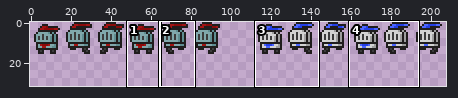
Edited in one commit: pixel-art file (Art/Basic Character Pack.ase). The picture above shows the old version from afar; the outline marks the close-up.
Close-up. First the earlier version:
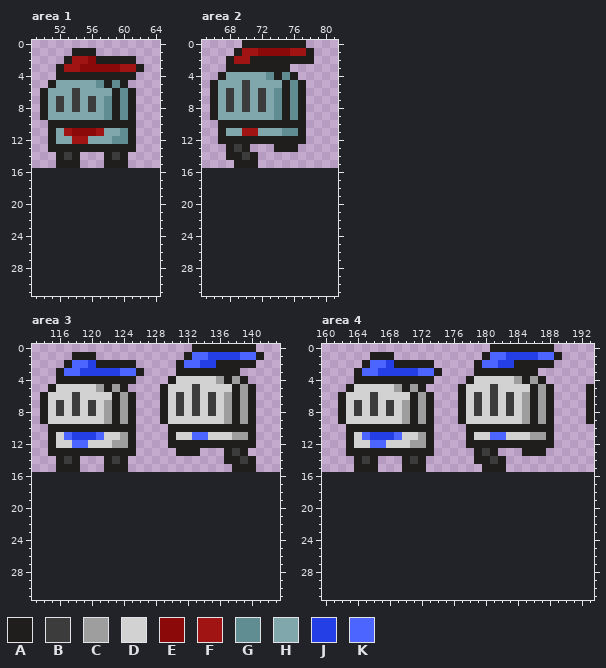
208x16 pixels, 1 frame. Shown: area 1: x 49..64, y 0..31; area 2: x 65..81, y 0..31; area 3: x 113..143, y 0..31; area 4: x 160..193, y 0..31. The old version is drawn lined up with the new one, on the new canvas. The commit also changed other parts of the picture, which this record leaves out.
Palette (. is transparent): A #201d1d  B #3c3c3c  C #9e9e9e  D #d2d2d2  E #8b0909  F #a11414  G #5f8d91  H #80a7ab  J #243fe5  K #4c65ff
Pixels before, area 1, first column x 50:
 1 ....AAA......
 2 ...AFFEAAAAA.
 3 ..AFFEEEEEFFA
 4 ..AAAAAAAAAA.
 5 .AHHHHHGAGA..
 6 AHHHBHHHHAGA.
 7 AHBHBHBHGAGA.
 8 AHBHBHBHGAGA.
 9 AHHHHHHHGAGA.
10 .AAAAAAAAAAA.
11 .AHFEEEFHHGA.
12 .AHHFFHHHGGA.
13 .AAAAAAAAAAA.
14 ..ABA...ABA..
15 ..AAA...AAA..
Pixels before, area 2, first column x 66:
 0 ....AAAAAAAA.
 1 ...AFFEEEEFFA
 2 ..AFFAAAAAAAA
 3 ..AAAAAAAA...
 4 .AHHHHHGAGA..
 5 AHHHBHHHHAGA.
 6 AHBHBHBHGAGA.
 7 AHBHBHBHGAGA.
 8 AHBHBHBHGAGA.
 9 AHHHHHHHGAGA.
10 .AAAAAAAAAAA.
11 .AHHFFHHHGGA.
12 .AAAAAAAAAAA.
13 ..ABA...AAA..
14 ..AABA.......
15 ...AAA.......
Pixels before, area 3, first column x 114:
 0 ...................AAAAAAAA.
 1 ....AAA...........AKKJJJJKKA
 2 ...AKKJAAAAA.....AKKJJAAAAA.
 3 ..AKKJJJJJKKA....AAAAAAAA...
 4 ..AAAAAAAAAA....ADDDDDCACA..
 5 .ADDDDDCACA....ADDDBDDDDACA.
 6 ADDDBDDDDACA...ADBDBDBDCACA.
 7 ADBDBDBDCACA...ADBDBDBDCACA.
 8 ADBDBDBDCACA...ADBDBDBDCACA.
 9 ADDDDDDDCACA...ADDDDDDDCACA.
10 .AAAAAAAAAAA....AAAAAAAAAAA.
11 .ADKJJJKDDCA....ADDKKDDDCCA.
12 .ADDKKDDDCCA....AAAAAAAAAAA.
13 .AAAAAAAAAAA.....AAA...ABA..
14 ..ABA...ABA............AABA.
15 ..AAA...AAA.............AAA.
Pixels before, area 4, first column x 162:
 0 ...................AAAAAAAA.....
 1 ....AAA...........AKKJJJJKKA....
 2 ...AKKJAAAAA.....AKKJJAAAAA.....
 3 ..AKKJJJJJKKA....AAAAAAAA.......
 4 ..AAAAAAAAAA....ADDDDDCACA......
 5 .ADDDDDCACA....ADDDBDDDDACA....A
 6 ADDDBDDDDACA...ADBDBDBDCACA....A
 7 ADBDBDBDCACA...ADBDBDBDCACA....A
 8 ADBDBDBDCACA...ADBDBDBDCACA....A
 9 ADDDDDDDCACA...ADDDDDDDCACA....A
10 .AAAAAAAAAAA....AAAAAAAAAAA.....
11 .ADKJJJKDDCA....ADDKKDDDCCA.....
12 .ADDKKDDDCCA....AAAAAAAAAAA.....
13 .AAAAAAAAAAA.....ABA...AAA......
14 ..ABA...ABA......AABA...........
15 ..AAA...AAA.......AAA...........
New version:
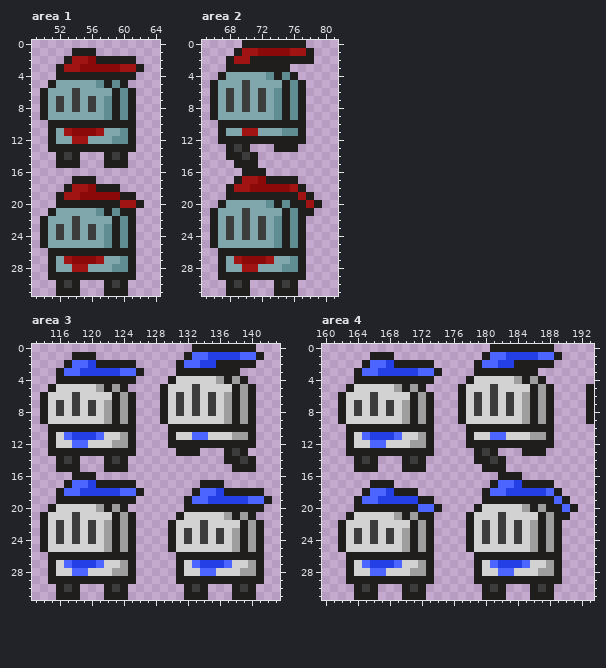
Edits made:
canvas 208x16 -> 208x32
Changed rows in their new state; - is an unchanged pixel.
Area 1:
first column x 50:
17 ----AAA------
18 ---AFFEAAA---
19 --AFFEEEEEAA-
20 --AAAAAAAAFFA
21 -AHHHHHGAGAA-
22 AHHHBHHHHAGA-
23 AHBHBHBHGAGA-
24 AHBHBHBHGAGA-
25 AHHHHHHHGAGA-
26 -AAAAAAAAAAA-
27 -AHFEEEFHHGA-
28 -AHHFFHHHGGA-
29 -AAAAAAAAAAA-
30 --ABA---ABA--
31 --AAA---AAA--
Area 2:
first column x 66:
16 ----AAA-------
17 ---AFFEAAAA---
18 --AFFEEEEEFA--
19 --AAAAAAAAAFA-
20 -AHHHHHGAGAAFA
21 AHHHBHHHHAGAA-
22 AHBHBHBHGAGA--
23 AHBHBHBHGAGA--
24 AHBHBHBHGAGA--
25 AHHHHHHHGAGA--
26 -AAAAAAAAAAA--
27 -AHFEEEFHHGA--
28 -AHHFFHHHGGA--
29 -AAAAAAAAAAA--
30 --ABA---ABA---
31 --AAA---AAA---
Area 3:
first column x 114:
16 ----AAA----------------------
17 ---AKKJAAAAA--------AAA------
18 --AKKJJJJJKKA------AKKJAAAAA-
19 --AAAAAAAAAA------AKKJJJJJKKA
20 -ADDDDDCACA-------AAAAAAAAAA-
21 ADDDBDDDDACA-----ADDDDDCACA--
22 ADBDBDBDCACA----ADDDBDDDDACA-
23 ADBDBDBDCACA----ADBDBDBDCACA-
24 ADBDBDBDCACA----ADBDBDBDCACA-
25 ADDDDDDDCACA----ADDDDDDDCACA-
26 -AAAAAAAAAAA-----AAAAAAAAAAA-
27 -ADKJJJKDDCA-----ADKJJJKDDCA-
28 -ADDKKDDDCCA-----ADDKKDDDCCA-
29 -AAAAAAAAAAA-----AAAAAAAAAAA-
30 --ABA---ABA-------ABA---ABA--
31 --AAA---AAA-------AAA---AAA--
Area 4:
first column x 162:
16 --------------------AAA-------
17 ----AAA------------AKKJAAAA---
18 ---AKKJAAA--------AKKJJJJJKA--
19 --AKKJJJJJAA------AAAAAAAAAKA-
20 --AAAAAAAAKKA----ADDDDDCACAAKA
21 -ADDDDDCACAA----ADDDBDDDDACAA-
22 ADDDBDDDDACA----ADBDBDBDCACA--
23 ADBDBDBDCACA----ADBDBDBDCACA--
24 ADBDBDBDCACA----ADBDBDBDCACA--
25 ADDDDDDDCACA----ADDDDDDDCACA--
26 -AAAAAAAAAAA-----AAAAAAAAAAA--
27 -ADKJJJKDDCA-----ADKJJJKDDCA--
28 -ADDKKDDDCCA-----ADDKKDDDCCA--
29 -AAAAAAAAAAA-----AAAAAAAAAAA--
30 --ABA---ABA-------ABA---ABA---
31 --AAA---AAA-------AAA---AAA---
Changed places in both close-ups, as pixel boxes (x1, y1, x2, y2):
added: (40, 176, 144, 296)
added: (210, 168, 322, 296)
added: (40, 472, 272, 600)
added: (466, 472, 578, 600)
added: (338, 480, 442, 600)
